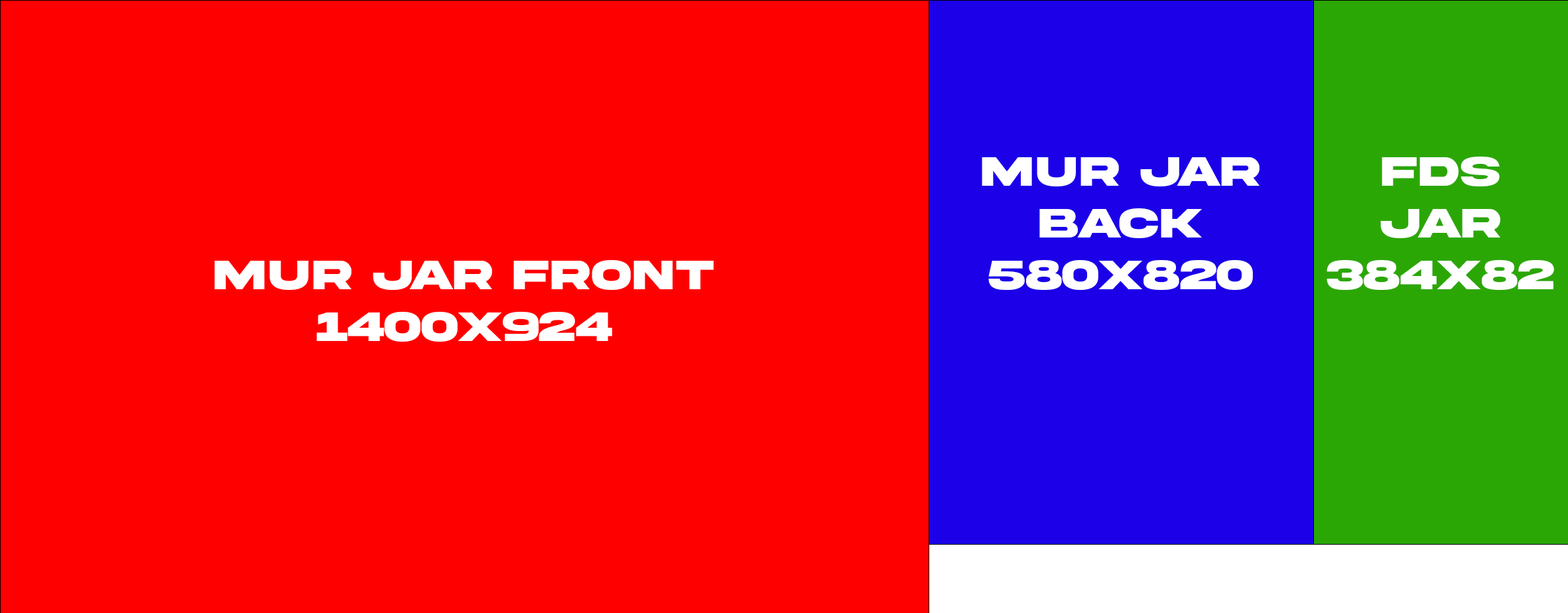
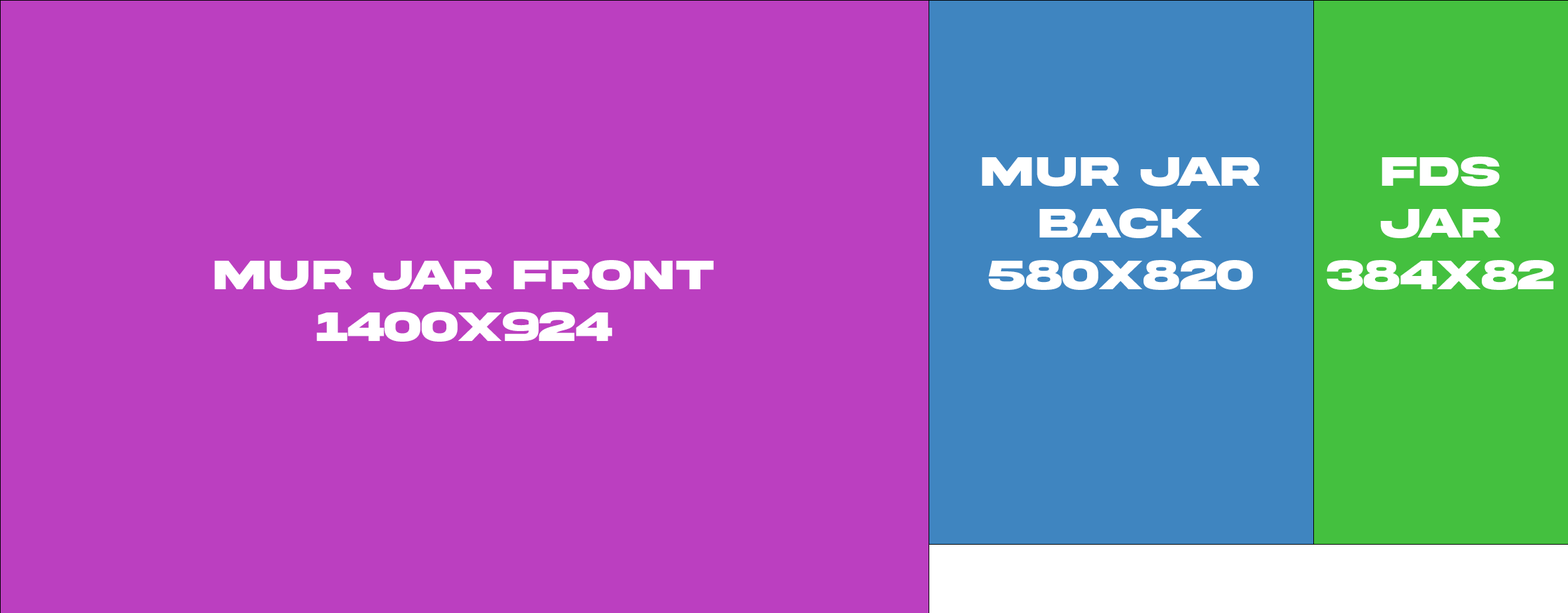
Layer changes from the first 1568 x 613 image to the second:
painted on "Rectangle 3" over bbox(1313, 0, 1568, 544)
painted on "Rectangle 2" over bbox(929, 0, 1314, 544)
painted on "Rectangle 1" over bbox(0, 0, 929, 613)
